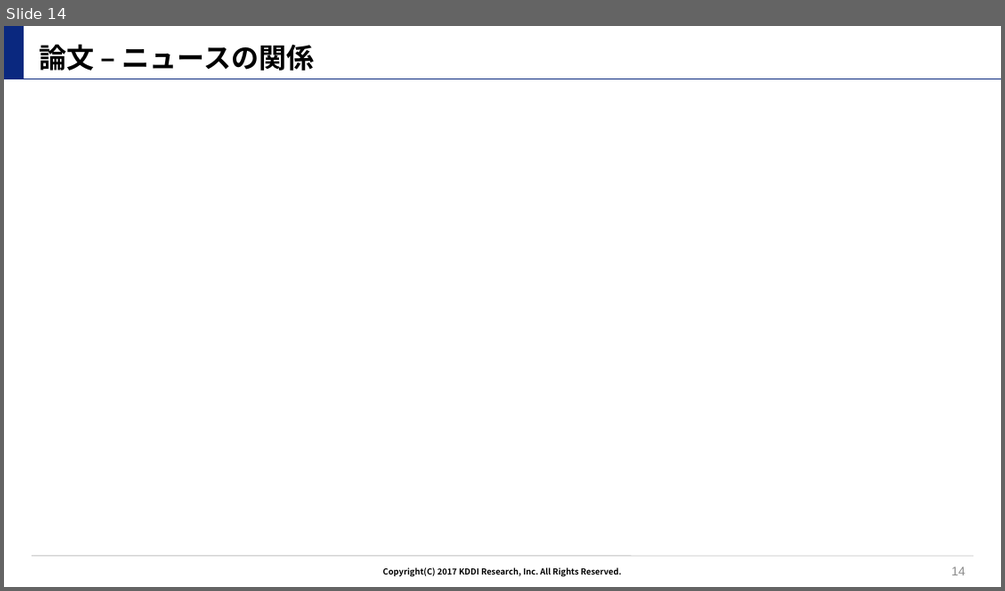
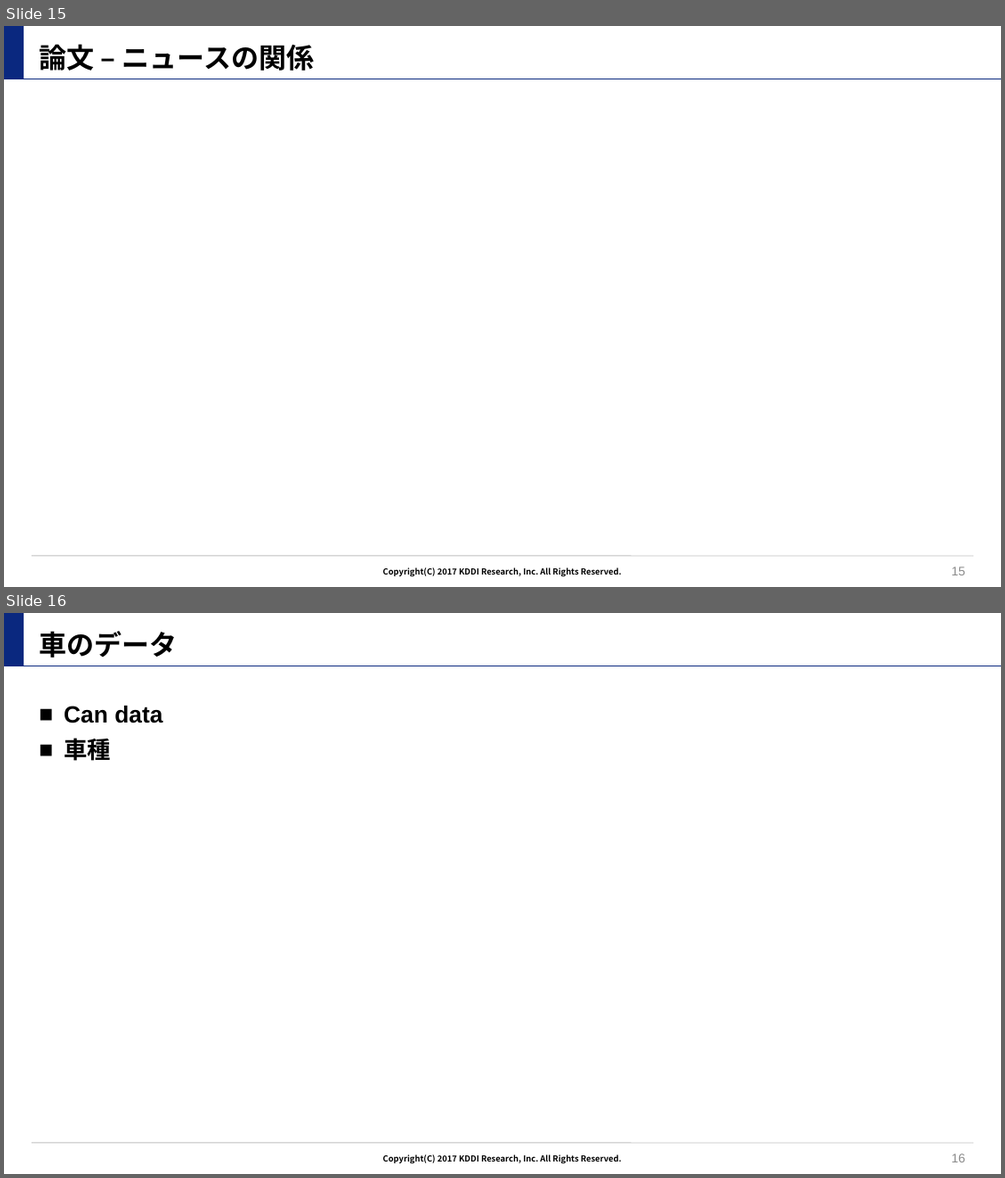
Before and after one commit to tilmitt11191/paper_graph, a slide deck: overview.pptx. Shown one above the other, each under a label of ours: slide 14 before the commit, slides 15 and 16 after it. The pictures are 1005x591 and 1005x1178 pixels, drawn with LibreOffice and Linux fonts; fonts in the diff are those of the drawing; background and template pictures are left out. Boxes give left, top, right and bottom in pixels: in the first picture for what was removed or moved away, otherwise in the second. Text is boxed around its words. In the diff, an @@ line names an element or a change of style, - is before the commit and + after.

```diff
--- a/overview.pptx
+++ b/overview.pptx
@@ slide 16 added at [4,613,1001,1174], background #FFFFFF; not listed: 4 template elements that a slide beside it also shows @@
@@ title added at [39,631,177,657], 26.7 pt, text #000000, bold @@
+車のデータ
@@ text added at [64,706,162,761], 22.7 pt, text #000000, bold @@
+■ Can data
+■ 車種
@@ page number added at [951,1153,965,1162], 12 pt, text #8C8C8C @@
+16
@@ what was slide 14 is now slide 15 @@
@@ page number at [951,566,965,575]: text changed @@
-14
+15
```
Also in this commit, not shown: 1 other slide added, 13 other files.
